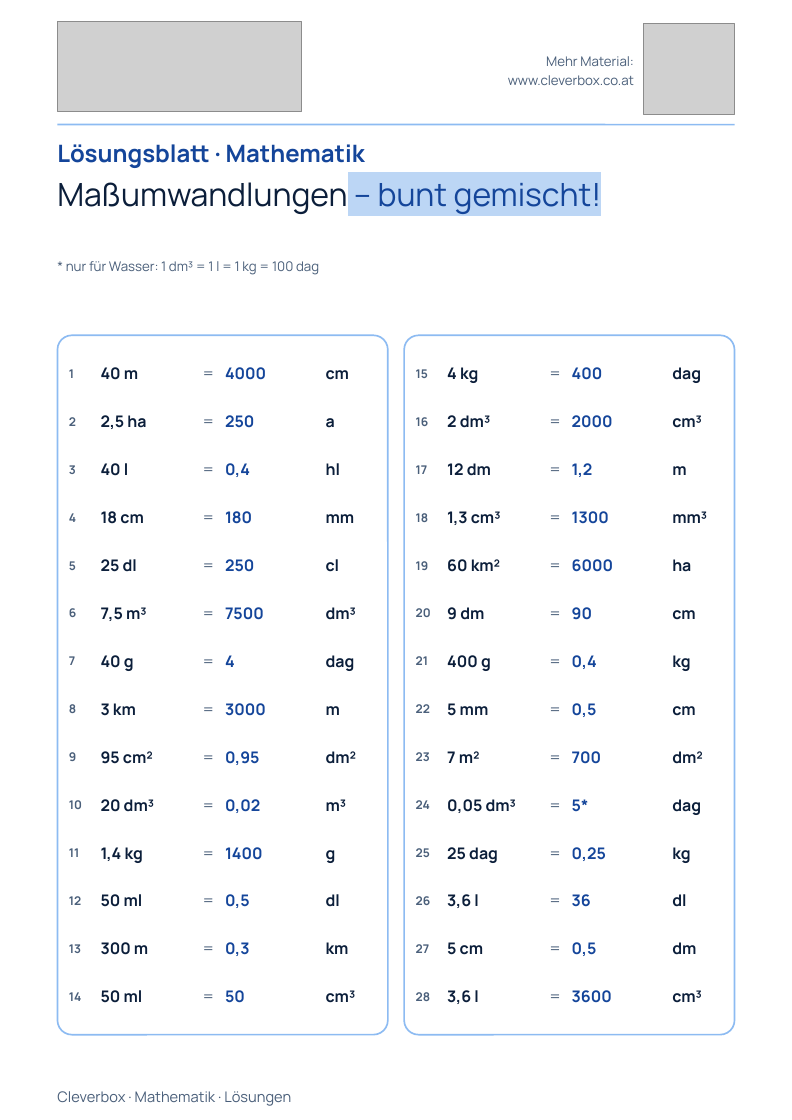
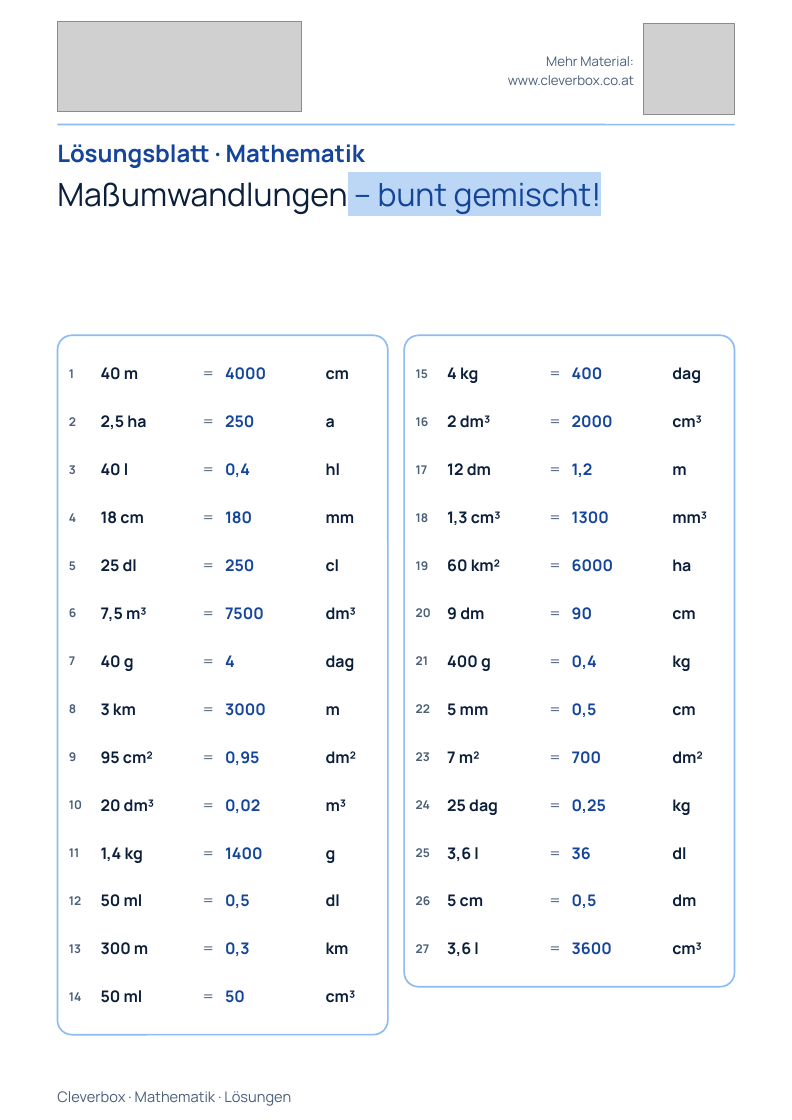
Before and after one commit to arminheske/claudecloud, a slide deck: slide 1 of videoslides/arbeitsblatt-massumwandlungen-loesungen-a4.pptx. Drawn at 792x1120 pixels with LibreOffice and Linux fonts; fonts in the diff are those of the drawing; grey boxes stand for pictures. Boxes give left, top, right and bottom in pixels: in the first picture for what was removed or moved away, otherwise in the second. Text is boxed around its words. In the diff, an @@ line names an element or a change of style, - is before the commit and + after.

```diff
--- a/videoslides/arbeitsblatt-massumwandlungen-loesungen-a4.pptx
+++ b/videoslides/arbeitsblatt-massumwandlungen-loesungen-a4.pptx
@@ text removed at (x1=66, y1=261, x2=319, y2=275) @@
-* nur für Wasser: 1 dm³ = 1 l = 1 kg = 100 dag
@@ rounded rectangle resized from (x1=404, y1=335, x2=735, y2=1034) to (x1=404, y1=335, x2=735, y2=986) @@
@@ text removed at (x1=447, y1=799, x2=517, y2=813) @@
-0,05 dm³
@@ text removed at (x1=572, y1=799, x2=589, y2=812) @@
-5*
@@ 3 texts moved together from (x1=447, y1=847, x2=690, y2=863) to (x1=447, y1=799, x2=690, y2=815) @@
@@ text removed at (x1=672, y1=799, x2=701, y2=815) @@
-dag
@@ 9 texts moved together from (x1=447, y1=894, x2=702, y2=1004) to (x1=447, y1=847, x2=702, y2=956) @@
@@ text removed at (x1=543, y1=972, x2=567, y2=1020) @@
-=
@@ text removed at (x1=416, y1=992, x2=430, y2=1001) @@
-28
```
Also in this commit, not shown: 3 other files.
